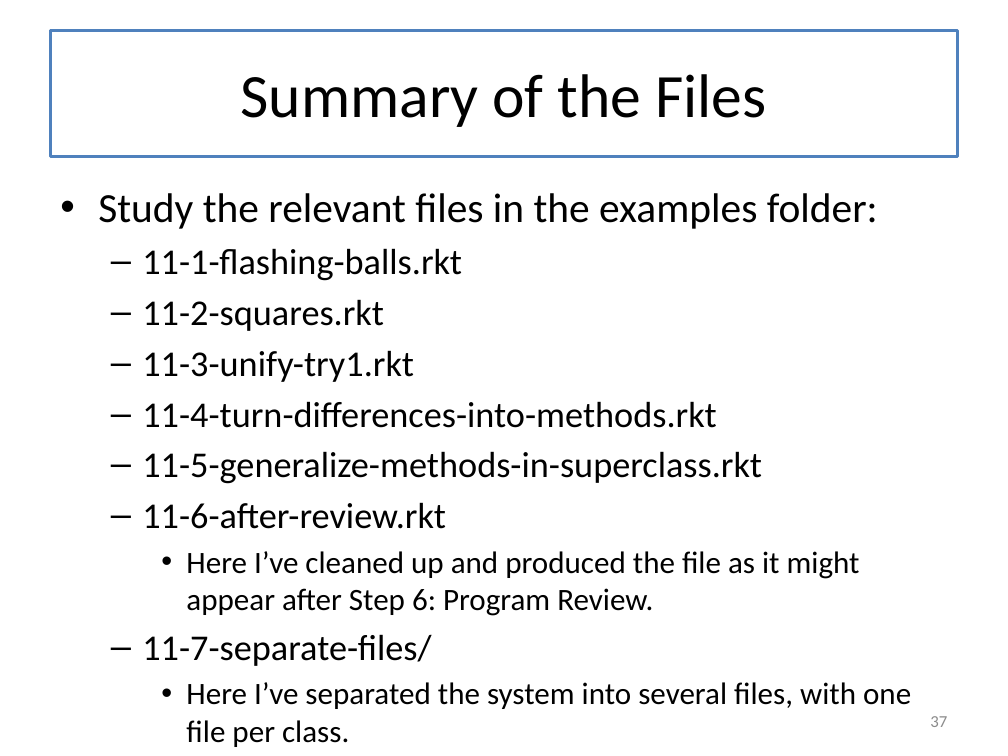
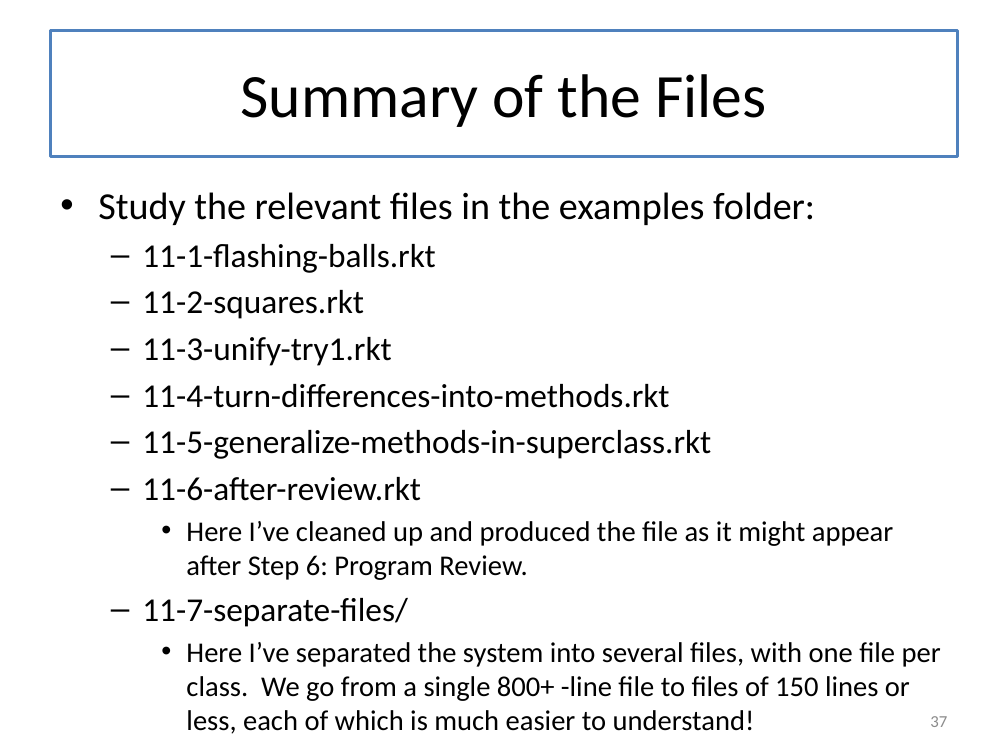
Before and after one commit to mwand/cs5010f16, a slide deck: slide 37 of Slides/Lesson 11.2 Using Inheritance to Share Implementations.pptx. Drawn at 1008x756 pixels with LibreOffice and Linux fonts; fonts in the diff are those of the drawing. Boxes give left, top, right and bottom in pixels: in the first picture for what was removed or moved away, otherwise in the second. Text is boxed around its words. In the diff, an @@ line names an element or a change of style, - is before the commit and + after.

```diff
--- a/Slides/Lesson 11.2 Using Inheritance to Share Implementations.pptx
+++ b/Slides/Lesson 11.2 Using Inheritance to Share Implementations.pptx
@@ text at (98, 192, 894, 627): size 29.6 to 27.2 pt in "Study the relevant files in the examples ..."; size 25.9 to 23.8 pt in "11-1-flashing-balls.rkt", "11-2-squares.rkt", "11-3-unify-try1.rkt", "11-4-turn-differences-into-methods.rkt" and 3 more places; size 22.2 to 20.4 pt in "Here I’ve cleaned up and produced the ..." @@
@@ text at (186, 642, 941, 734): text changed; size 22.2 to 20.4 pt @@
-    • Here I’ve separated the system into several files, with one file per class.
+    • Here I’ve separated the system into several files, with one file per class. We go from a single 800+ -line file to files of 150 lines or less, each of which is much easier to understand!
```
Also in this commit, not shown: 1 other slide changed, 1 slide added, 2 other files.
